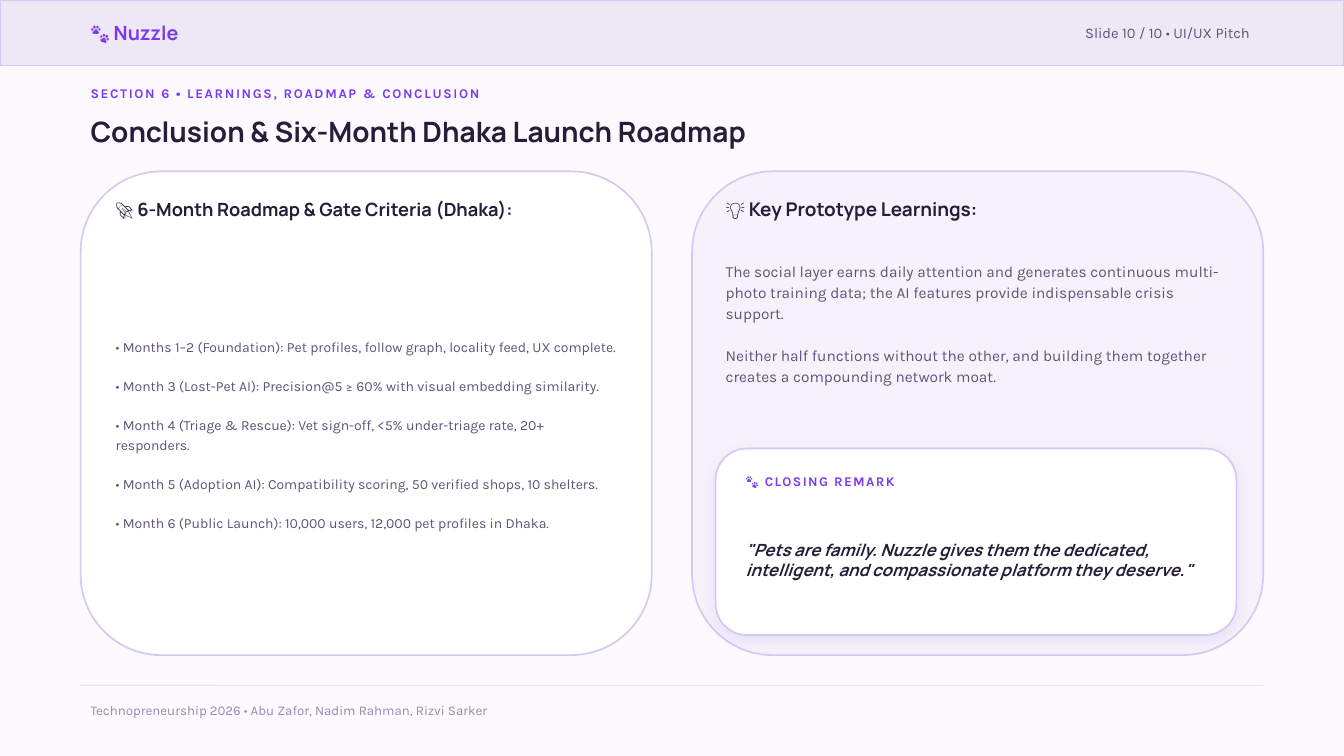
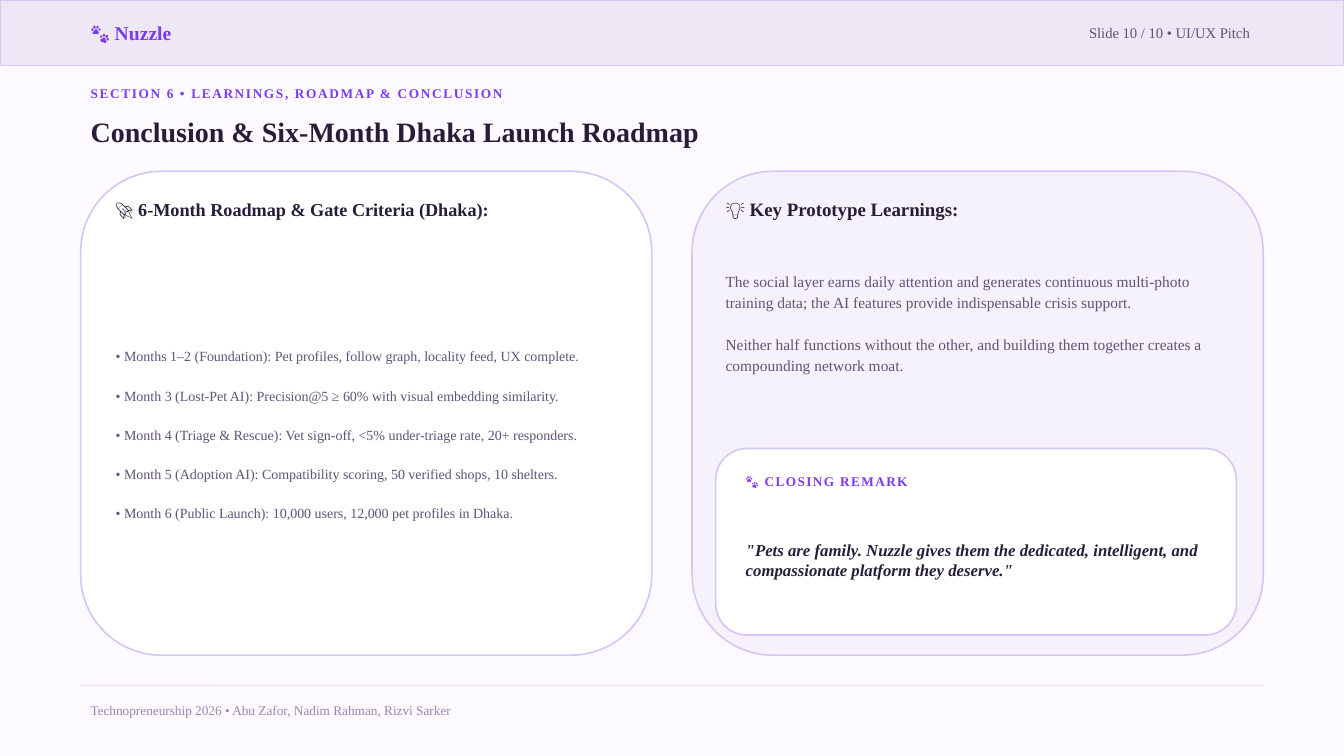
Before and after one commit to zafor2002/nuzzle-, a slide deck: slide 10 of Nuzzle_UIUX_Presentation_v2.pptx. Drawn at 1344x756 pixels with LibreOffice and Linux fonts; fonts in the diff are those of the drawing. Boxes give left, top, right and bottom in pixels: in the first picture for what was removed or moved away, otherwise in the second. Text is boxed around its words. In the diff, an @@ line names an element or a change of style, - is before the commit and + after.

Commit message:
style: update all presentation fonts to Times New Roman

```diff
--- a/Nuzzle_UIUX_Presentation_v2.pptx
+++ b/Nuzzle_UIUX_Presentation_v2.pptx
@@ rounded rectangle at [716,449,1237,635]: shadow changed @@
@@ font Karla to Times New Roman in 6 elements at [1089,28,1250,38], [91,89,503,100], [91,706,451,718], [124,351,579,521], [726,276,1201,375], [765,477,907,486] @@
@@ font Manrope to Times New Roman in 5 elements at [115,26,172,40], [91,122,699,147], [138,203,489,220], [750,203,959,220], [746,544,1198,580] @@
```
Also in this commit, not shown: 9 other slides changed, 9 other files.
